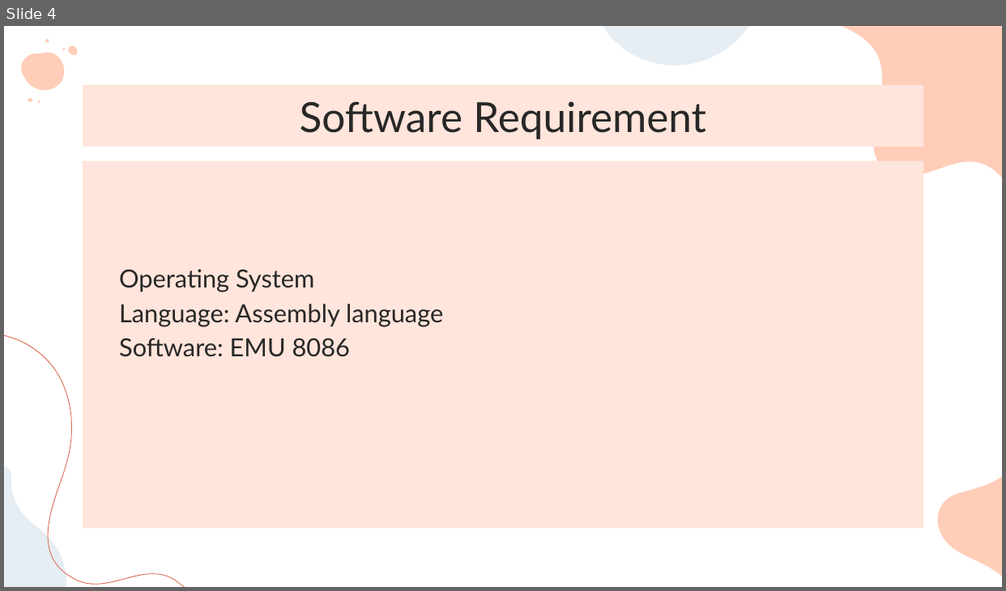
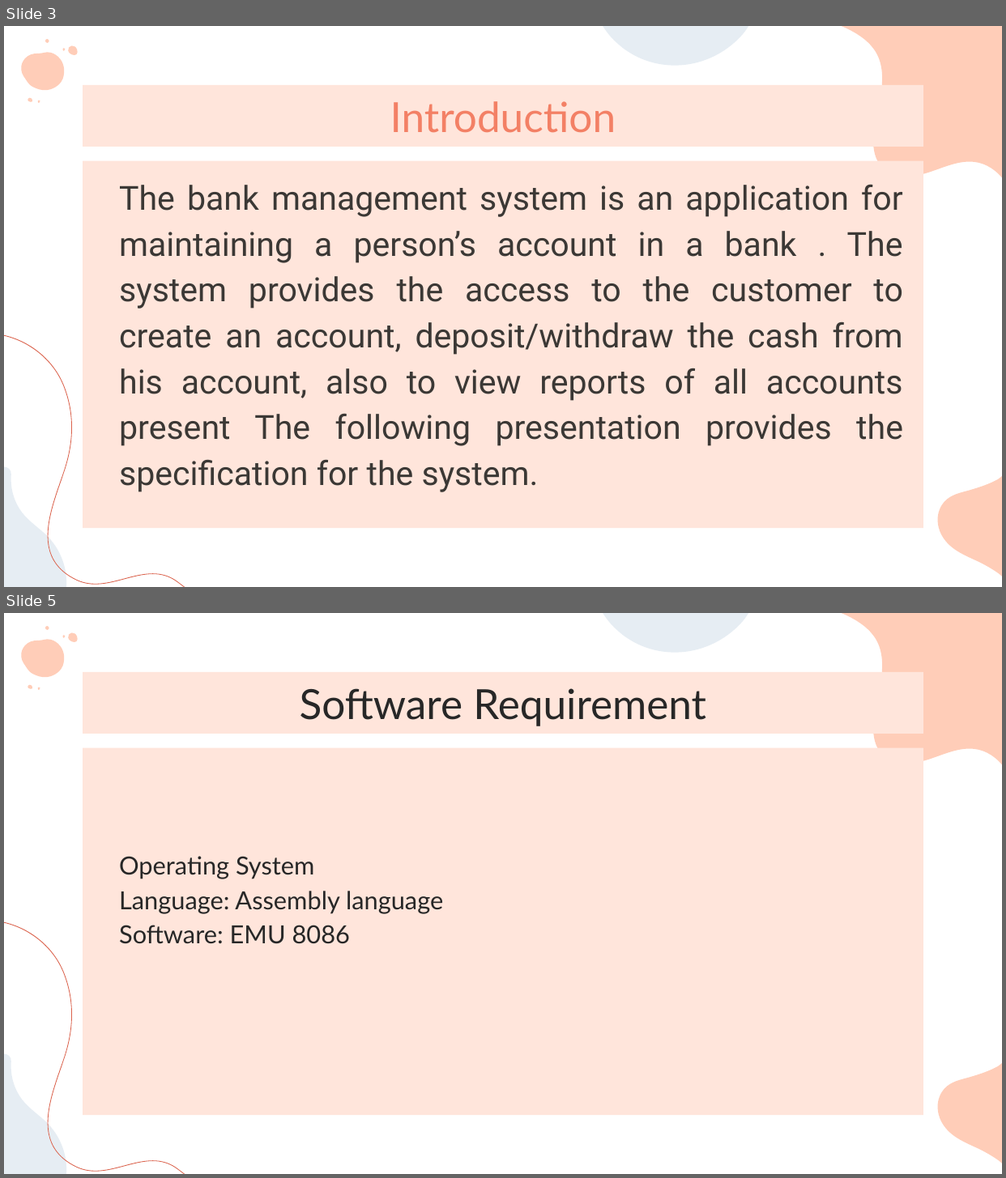
Before and after one commit to Jihad82/Microprocessor-8086, a slide deck: Banking_management.pptx. Shown one above the other, each under a label of ours: slide 4 before the commit, slides 3 and 5 after it; the slides between them are not shown. The pictures are 1006x591 and 1006x1178 pixels, drawn with LibreOffice and Linux fonts; fonts in the diff are those of the drawing. Boxes give left, top, right and bottom in pixels: in the first picture for what was removed or moved away, otherwise in the second. Text is boxed around its words. In the diff, an @@ line names an element or a change of style, - is before the commit and + after.

```diff
--- a/Banking_management.pptx
+++ b/Banking_management.pptx
@@ slide 3 added at [4, 26, 1002, 587], background #FFFFFF; not listed: 11 template elements that a slide beside it also shows @@
@@ title added at [83, 85, 924, 147], fill #FFE5DB, 30 pt, text #F38065 @@
+Introduction
@@ text added at [83, 160, 924, 528], fill #FFE5DB, 24 pt, text #3B3835 @@
+The bank management system is an application for maintaining a person’s account in a bank . The system provides the access to the customer to create an account, deposit/withdraw the cash from his account, also to view reports of all accounts present The following presentation provides the specification for the system.
@@ what was slide 4 is now slide 5 @@
```
Also in this commit, not shown: 3 slides changed.
